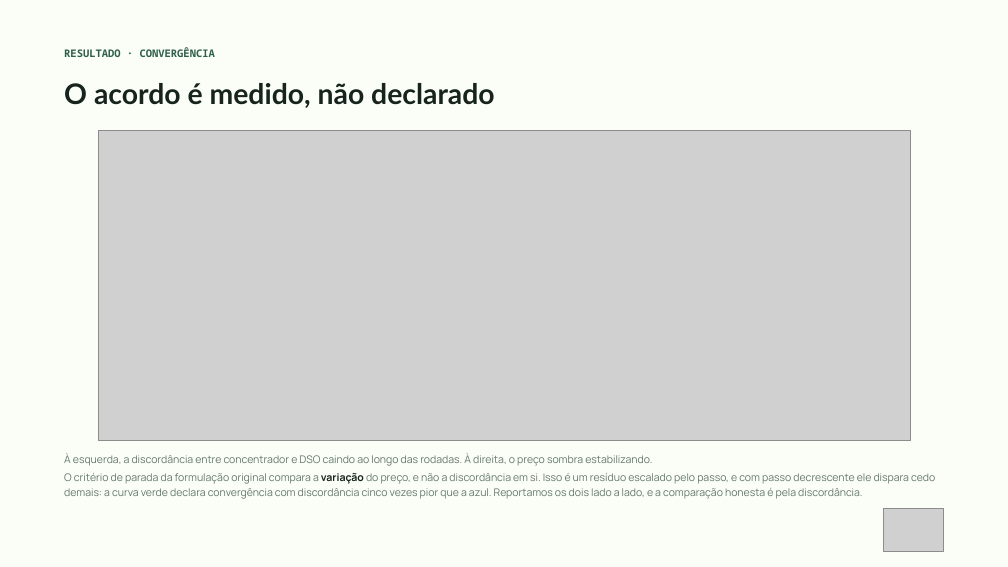
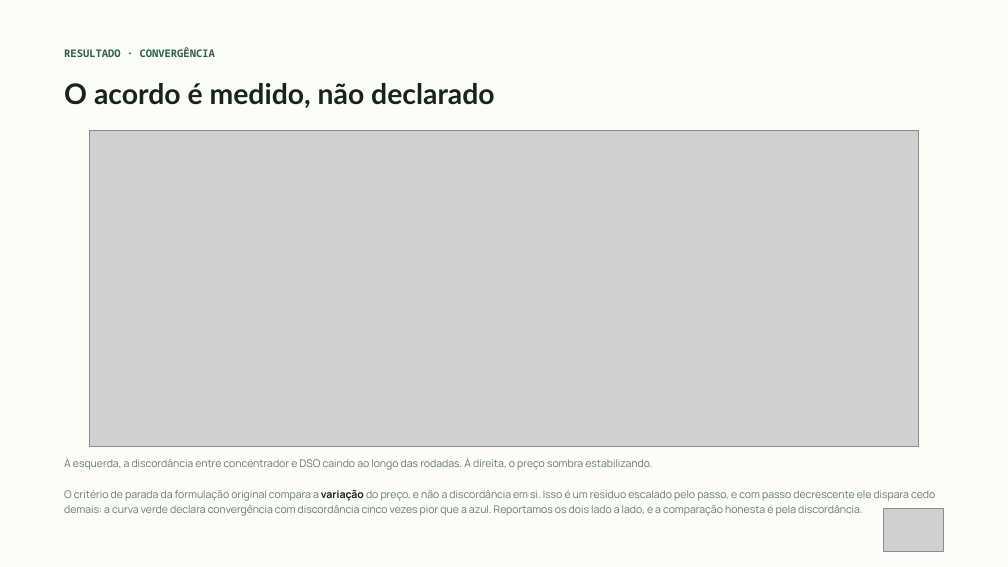
Before and after one commit to douglas-fdbs/co-simulation-opentes, a slide deck: slide 26 of docs/apresentacao_mercado.pptx (slide 23 before the commit). Drawn at 1008x567 pixels with LibreOffice and Linux fonts; fonts in the diff are those of the drawing; grey boxes stand for pictures. Boxes give left, top, right and bottom in pixels: in the first picture for what was removed or moved away, otherwise in the second. Text is boxed around its words. In the diff, an @@ line names an element or a change of style, - is before the commit and + after.

```diff
--- a/docs/apresentacao_mercado.pptx
+++ b/docs/apresentacao_mercado.pptx
@@ picture: place and size @@
-picture at [98,130,910,440]
+picture at [89,130,919,447]
@@ text at [64,473,935,499]: paragraph removed @@
-O critério de parada da formulação original compara a variação do preço, e não a discordância em si. Isso é um resíduo escalado pelo passo, e com passo decrescente ele dispara cedo demais: a curva verde declara convergência com discordância cinco vezes pior que a azul. Reportamos os dois lado a lado, e a comparação honesta é pela discordância.
@@ text "À esquerda, a discordância entre ..." at [64,458,652,470]: line spacing 1.2 to 1; less space between paragraphs @@
@@ text added at [64,490,935,516], 10 pt, text #64786C @@
+O critério de parada da formulação original compara a variação do preço, e não a discordância em si. Isso é um resíduo escalado pelo passo, e com passo decrescente ele dispara cedo demais: a curva verde declara convergência com discordância cinco vezes pior que a azul. Reportamos os dois lado a lado, e a comparação honesta é pela discordância.
```
Also in this commit, not shown: 15 other slides changed, 8 slides added, 3 slides removed, 12 other files.
